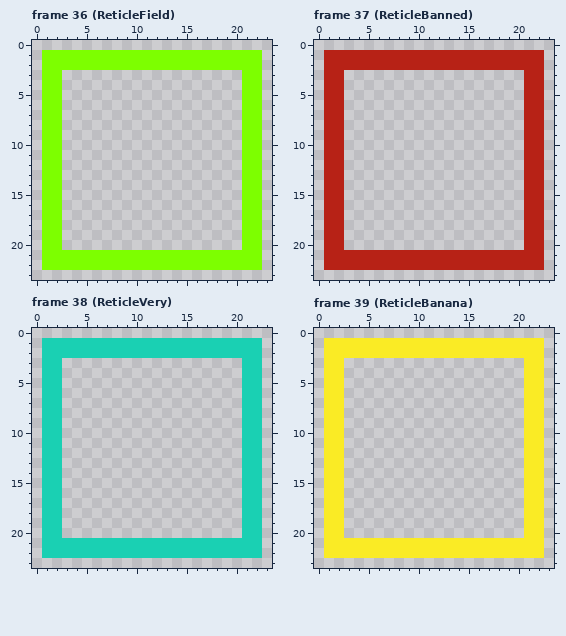
File history of a pixel-art file, resources/atlas/box.aseprite. Above: the version before the commit.
24x24 pixels, 112 frames. Shown: frame 36 (ReticleField), frame 37 (ReticleBanned), frame 38 (ReticleVery), frame 39 (ReticleBanana). The commit also changed other frames, which this record leaves out.
The result:
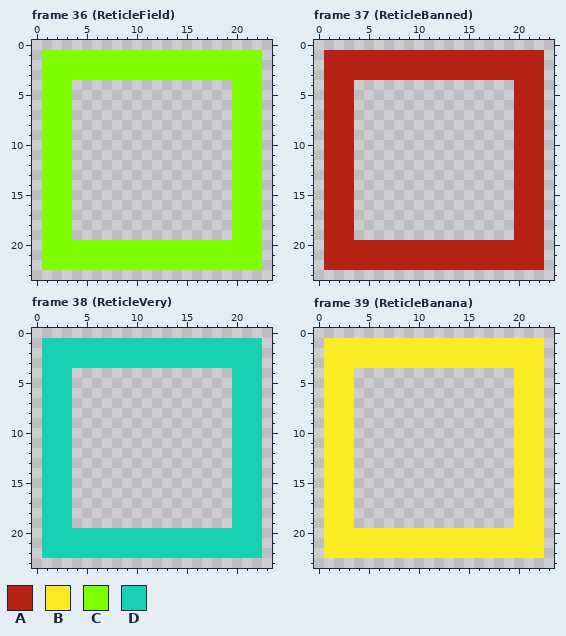
Palette (. is transparent): A #b72216  B #faeb25  C #7dff00  D #1ad0b3
Diff:
--- frame 36 (ReticleField), layer "Layer"
@@ x 0..23 @@
  2 .CCCCCCCCCCCCCCCCCCCCCC.
- 3 .CC..................CC.
- 4 .CC..................CC.
- 5 .CC..................CC.
- 6 .CC..................CC.
- 7 .CC..................CC.
- 8 .CC..................CC.
- 9 .CC..................CC.
-10 .CC..................CC.
-11 .CC..................CC.
-12 .CC..................CC.
-13 .CC..................CC.
-14 .CC..................CC.
-15 .CC..................CC.
-16 .CC..................CC.
-17 .CC..................CC.
-18 .CC..................CC.
-19 .CC..................CC.
-20 .CC..................CC.
+ 3 .CCCCCCCCCCCCCCCCCCCCCC.
+ 4 .CCC................CCC.
+ 5 .CCC................CCC.
+ 6 .CCC................CCC.
+ 7 .CCC................CCC.
+ 8 .CCC................CCC.
+ 9 .CCC................CCC.
+10 .CCC................CCC.
+11 .CCC................CCC.
+12 .CCC................CCC.
+13 .CCC................CCC.
+14 .CCC................CCC.
+15 .CCC................CCC.
+16 .CCC................CCC.
+17 .CCC................CCC.
+18 .CCC................CCC.
+19 .CCC................CCC.
+20 .CCCCCCCCCCCCCCCCCCCCCC.
 21 .CCCCCCCCCCCCCCCCCCCCCC.
--- frame 37 (ReticleBanned), layer "Layer"
@@ x 0..23 @@
  2 .AAAAAAAAAAAAAAAAAAAAAA.
- 3 .AA..................AA.
- 4 .AA..................AA.
- 5 .AA..................AA.
- 6 .AA..................AA.
- 7 .AA..................AA.
- 8 .AA..................AA.
- 9 .AA..................AA.
-10 .AA..................AA.
-11 .AA..................AA.
-12 .AA..................AA.
-13 .AA..................AA.
-14 .AA..................AA.
-15 .AA..................AA.
-16 .AA..................AA.
-17 .AA..................AA.
-18 .AA..................AA.
-19 .AA..................AA.
-20 .AA..................AA.
+ 3 .AAAAAAAAAAAAAAAAAAAAAA.
+ 4 .AAA................AAA.
+ 5 .AAA................AAA.
+ 6 .AAA................AAA.
+ 7 .AAA................AAA.
+ 8 .AAA................AAA.
+ 9 .AAA................AAA.
+10 .AAA................AAA.
+11 .AAA................AAA.
+12 .AAA................AAA.
+13 .AAA................AAA.
+14 .AAA................AAA.
+15 .AAA................AAA.
+16 .AAA................AAA.
+17 .AAA................AAA.
+18 .AAA................AAA.
+19 .AAA................AAA.
+20 .AAAAAAAAAAAAAAAAAAAAAA.
 21 .AAAAAAAAAAAAAAAAAAAAAA.
--- frame 38 (ReticleVery), layer "Layer"
@@ x 0..23 @@
  2 .DDDDDDDDDDDDDDDDDDDDDD.
- 3 .DD..................DD.
- 4 .DD..................DD.
- 5 .DD..................DD.
- 6 .DD..................DD.
- 7 .DD..................DD.
- 8 .DD..................DD.
- 9 .DD..................DD.
-10 .DD..................DD.
-11 .DD..................DD.
-12 .DD..................DD.
-13 .DD..................DD.
-14 .DD..................DD.
-15 .DD..................DD.
-16 .DD..................DD.
-17 .DD..................DD.
-18 .DD..................DD.
-19 .DD..................DD.
-20 .DD..................DD.
+ 3 .DDDDDDDDDDDDDDDDDDDDDD.
+ 4 .DDD................DDD.
+ 5 .DDD................DDD.
+ 6 .DDD................DDD.
+ 7 .DDD................DDD.
+ 8 .DDD................DDD.
+ 9 .DDD................DDD.
+10 .DDD................DDD.
+11 .DDD................DDD.
+12 .DDD................DDD.
+13 .DDD................DDD.
+14 .DDD................DDD.
+15 .DDD................DDD.
+16 .DDD................DDD.
+17 .DDD................DDD.
+18 .DDD................DDD.
+19 .DDD................DDD.
+20 .DDDDDDDDDDDDDDDDDDDDDD.
 21 .DDDDDDDDDDDDDDDDDDDDDD.
--- frame 39 (ReticleBanana), layer "Layer"
@@ x 0..23 @@
  2 .BBBBBBBBBBBBBBBBBBBBBB.
- 3 .BB..................BB.
- 4 .BB..................BB.
- 5 .BB..................BB.
- 6 .BB..................BB.
- 7 .BB..................BB.
- 8 .BB..................BB.
- 9 .BB..................BB.
-10 .BB..................BB.
-11 .BB..................BB.
-12 .BB..................BB.
-13 .BB..................BB.
-14 .BB..................BB.
-15 .BB..................BB.
-16 .BB..................BB.
-17 .BB..................BB.
-18 .BB..................BB.
-19 .BB..................BB.
-20 .BB..................BB.
+ 3 .BBBBBBBBBBBBBBBBBBBBBB.
+ 4 .BBB................BBB.
+ 5 .BBB................BBB.
+ 6 .BBB................BBB.
+ 7 .BBB................BBB.
+ 8 .BBB................BBB.
+ 9 .BBB................BBB.
+10 .BBB................BBB.
+11 .BBB................BBB.
+12 .BBB................BBB.
+13 .BBB................BBB.
+14 .BBB................BBB.
+15 .BBB................BBB.
+16 .BBB................BBB.
+17 .BBB................BBB.
+18 .BBB................BBB.
+19 .BBB................BBB.
+20 .BBBBBBBBBBBBBBBBBBBBBB.
 21 .BBBBBBBBBBBBBBBBBBBBBB.
Where, in picture pixels (left, top, right, bottom), the same in both pictures:
added: (62, 70, 242, 250)
added: (344, 70, 524, 250)
added: (62, 358, 242, 538)
added: (344, 358, 524, 538)
